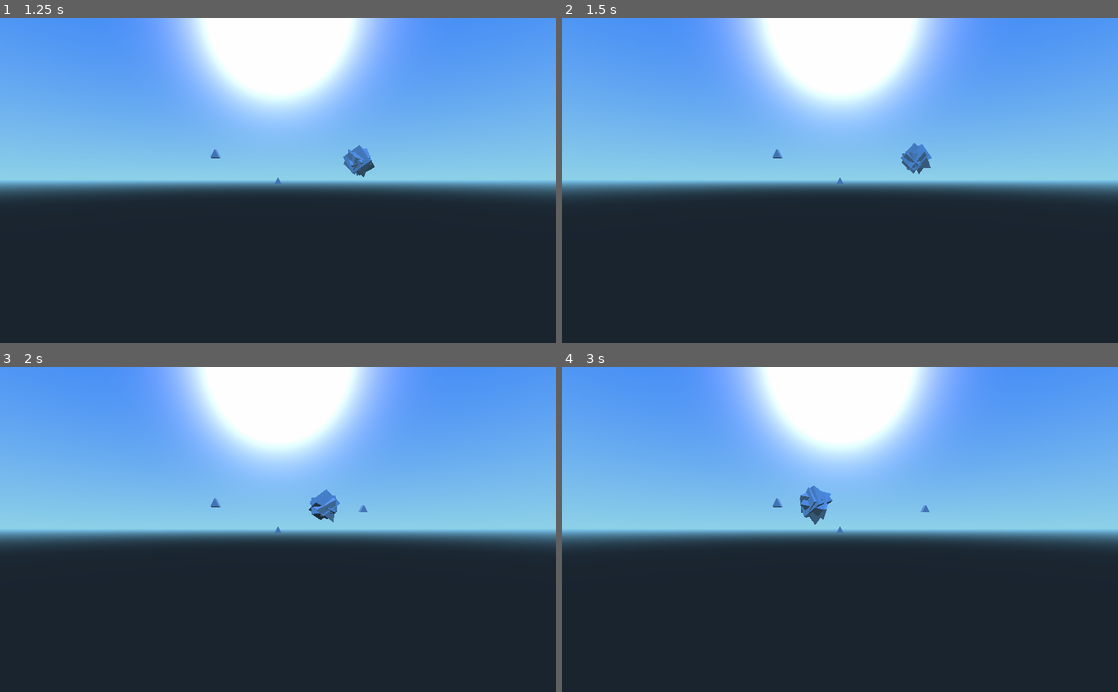
Above: before the commit, frames 1-4 (two rows, left to right).
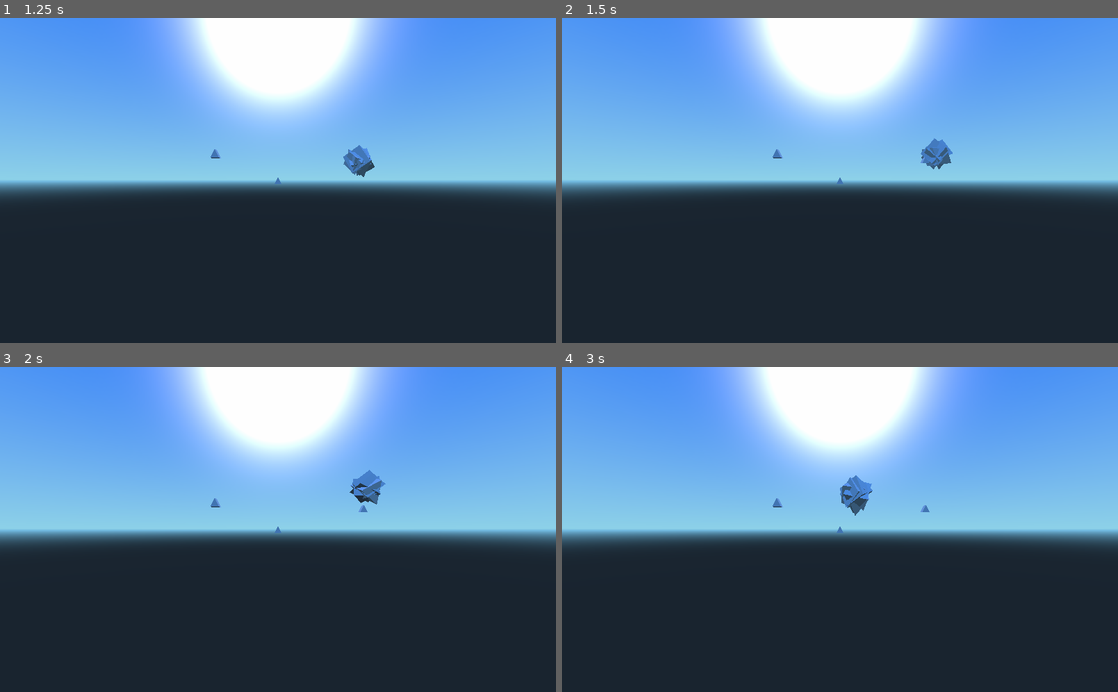
Above: after the commit, the same moments.

Repository: DevinPentecost/ludumdare41
Game: Godot game, scene res://SCENES/Bullets/BulletTest.tscn
The game is run twice, just before and just after one commit, with the same random seed, the same clock (stepped at 60 frames per second) and the same inputs. This scene is started directly instead of the project's main scene.
Inputs:
- Up to frame 1 (1.25 s): tap Enter at 0.5 s; hold Up from 0.53 s (still down)
- Up to frame 2 (1.5 s): release Up at 1.28 s; hold Down from 1.28 s (still down)
- Up to frame 3 (2 s): keep holding Down
- Up to frame 4 (3 s): release Down at 2.03 s; hold Up from 2.03 s (still down)

Frame 1 is identical in both runs. In frame 2, 0.6% of the frame differs, in the area x 60-71%, y 36-49%; in frame 3, 0.8%; in frame 4, 0.9%, in the area x 42-56%, y 33-49%.

Commit message:
now pathing is smooth

Diff:
--- a/SCENES/Bullets/Bullet.tscn
+++ b/SCENES/Bullets/Bullet.tscn
@@ -172,3 +172,5 @@
 _sections_unfolded = [ "Transform" ]
 
 [node name="WaypointFollower" parent="." index="1" instance=ExtResource( 2 )]
+
+accl = 0.3
--- a/SCENES/Bullets/Translate.gd
+++ b/SCENES/Bullets/Translate.gd
@@ -7,6 +7,7 @@
 signal TranslationFinishedSignal(sender)
 
 export var speed = 4.0
+export var accl = 0.3
 export(NodePath) var spatialToMove = NodePath("../")
 var  __spatialNode = null
 
@@ -43,10 +44,9 @@
 			#yell if we are done
 		if (waypoints.size() != 0):
 			#start going to next waypoint if there is one
-			velocity.z = targetCoord.z - __spatialNode.global_transform.origin.z
-			velocity.x = targetCoord.x - __spatialNode.global_transform.origin.x
-			velocity.y = targetCoord.y - __spatialNode.global_transform.origin.y
-			velocity = velocity.normalized() * speed
+			var newDirection = Vector3(targetCoord - __spatialNode.global_transform.origin).normalized()
+
+			velocity = ((newDirection * accl) + (velocity * (1 - accl))).normalized() * speed
 
 	else:
 		emit_signal("TranslationFinishedSignal", self)
--- a/SCENES/Bullets/WaypointFollower.tscn
+++ b/SCENES/Bullets/WaypointFollower.tscn
@@ -6,4 +6,5 @@
 
 script = ExtResource( 1 )
 speed = 4.0
+accl = 0.3
 spatialToMove = NodePath("..")
